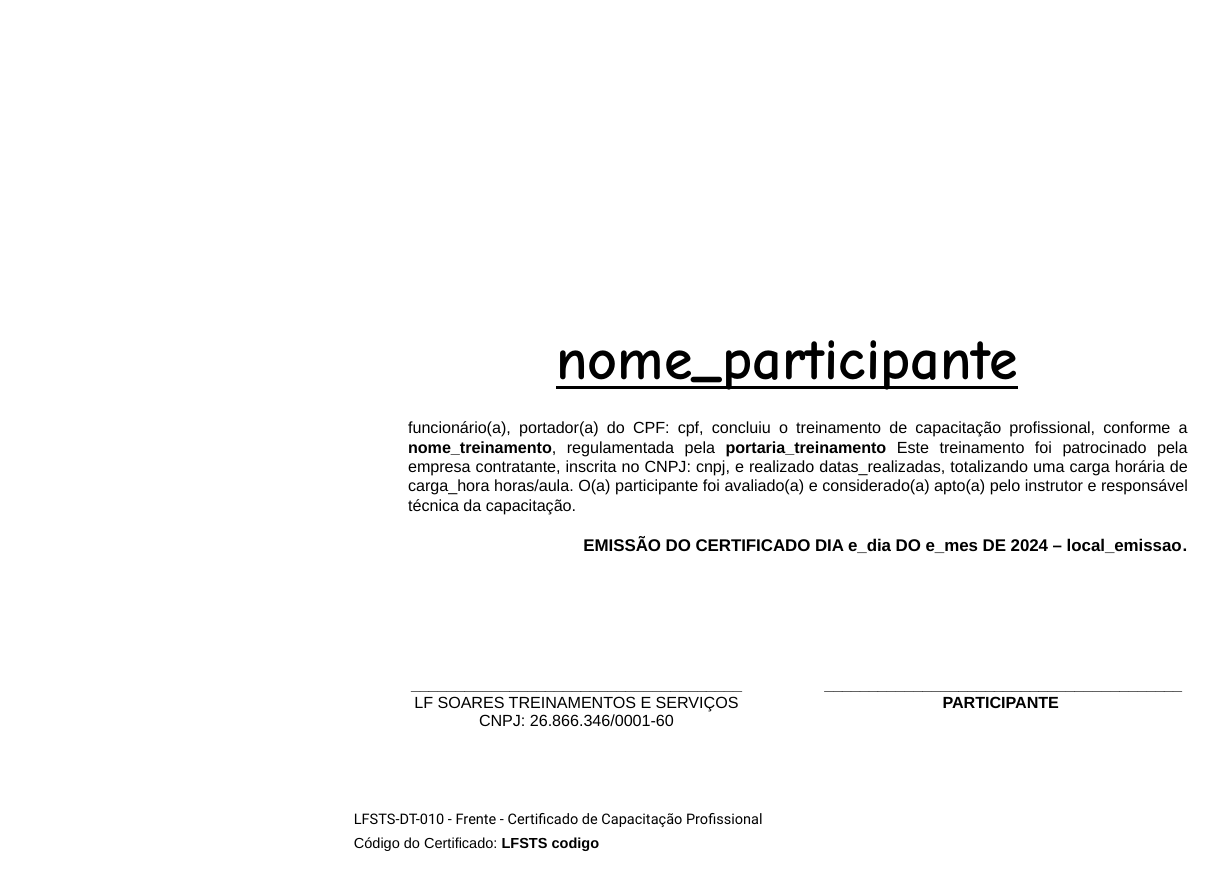
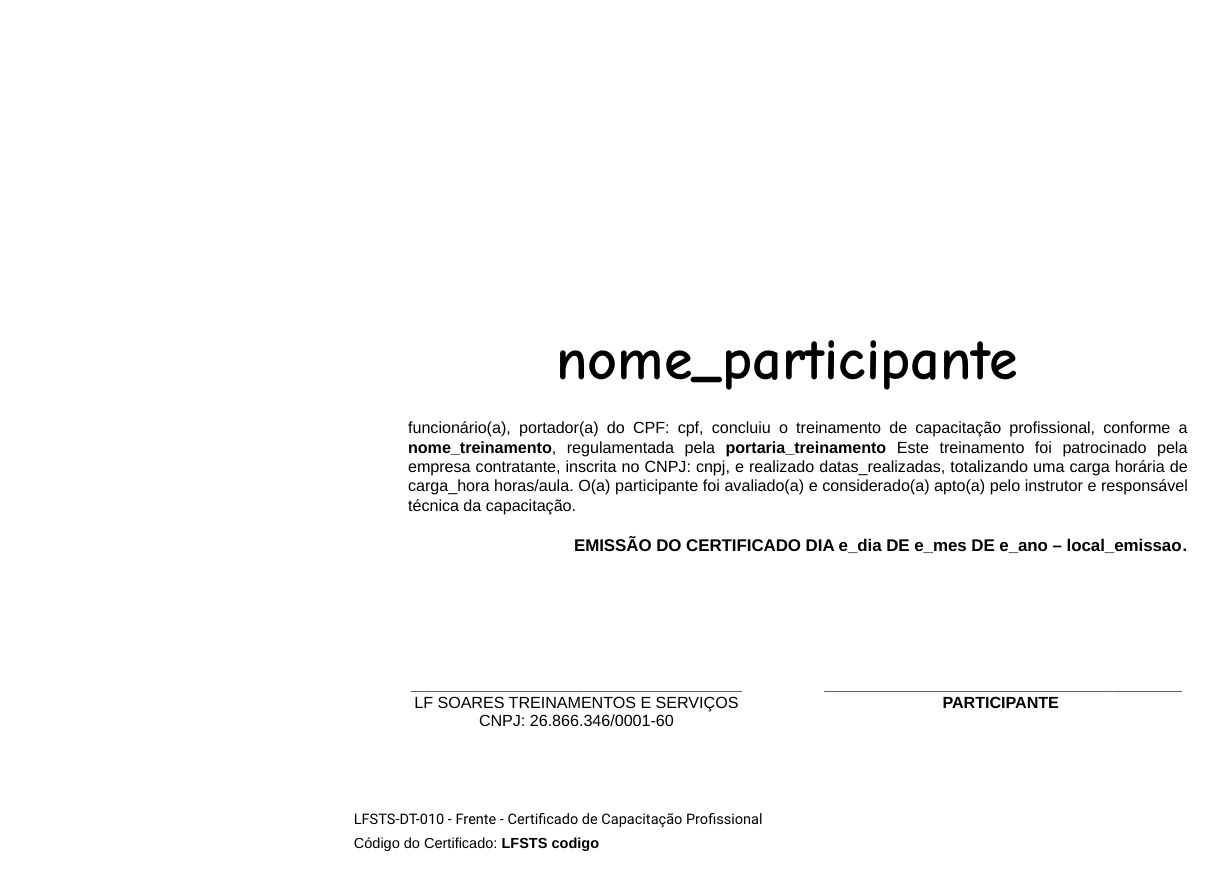
Before and after one commit to Programateca/lfsoares-front, a slide deck: slide 1 of public/templates/frente.pptx. Drawn at 1232x871 pixels with LibreOffice and Linux fonts; fonts in the diff are those of the drawing; background and template pictures are left out. Boxes give left, top, right and bottom in pixels: in the first picture for what was removed or moved away, otherwise in the second. Text is boxed around its words. In the diff, an @@ line names an element or a change of style, - is before the commit and + after.

Commit message:
refactor: update certificate emission date handling in Certificados component

```diff
--- a/public/templates/frente.pptx
+++ b/public/templates/frente.pptx
@@ text "nome_participante" at [556, 340, 1017, 390]: underline off @@
@@ text at [574, 538, 1188, 553]: text changed @@
-EMISSÃO DO CERTIFICADO DIA e_dia DO e_mes DE 2024 – local_emissao.
+EMISSÃO DO CERTIFICADO DIA e_dia DE e_mes DE e_ano – local_emissao.
```
Also in this commit, not shown: 1 other file.
